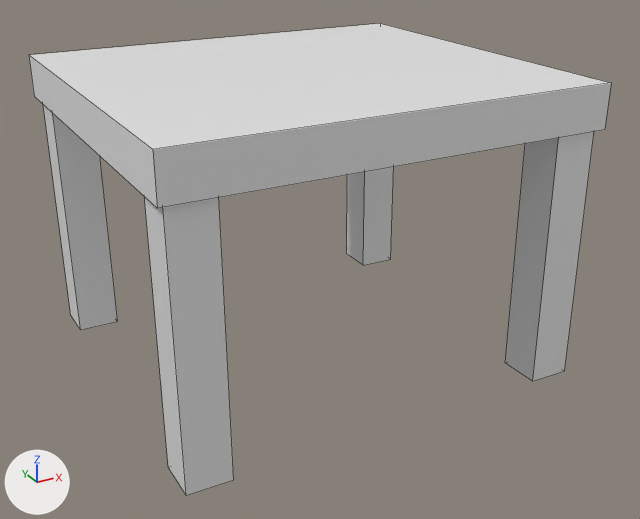
The FBX model Assets/Art/Models/Environment/Table.fbx as it was, and as the next commit left it.
One viewpoint serves both versions: a 50 mm camera at (-1.927, -1.779, 1.111) aimed at (-0.982, -0.061, 0.252). Every picture has the same lights, and +X, +Y and +Z are marked at lower left. Mesh edges are drawn as thin lines. Where no turn or scale is listed for an object, it has been applied to the vertices.

The first picture shows 'Table'.
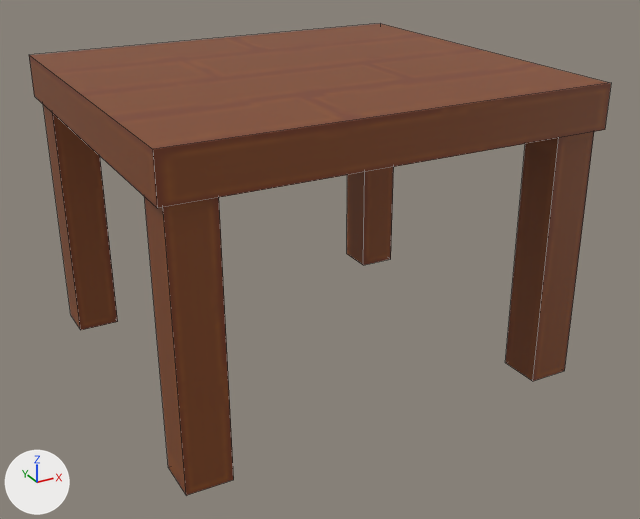
The newer file is also turned or shifted as a whole; pictures and numbers use the older file's frame.

Location of each change, [x1, y1, x2, y2] in pixels of the pictures (640 x 519 px):
'Table', recoloured (white to brown): [29, 24, 611, 495] in both

Edits to the bpy script that builds the scene:
```text
Add img_wood_png:
    img_wood_png = load_image('Wood.png', '../../Materials/Environment/Walls/Wood.png', 64, 64, 'sRGB')
Add mat_wood:
    mat_wood = principled_material('Wood')
    mat_wood.texture = img_wood_png
Change me_plane_007:
    where me_plane_007.from_pydata(...)  # 40 vertices, 30 faces; spans x -0.501..0.499, y -0.45..0.45, z 0.003..0.702
    remove me_plane_007.materials.append(mat_grass)  # white #e7e7e7
    add me_plane_007.materials.append(mat_wood)  # picture img_wood_png
```
